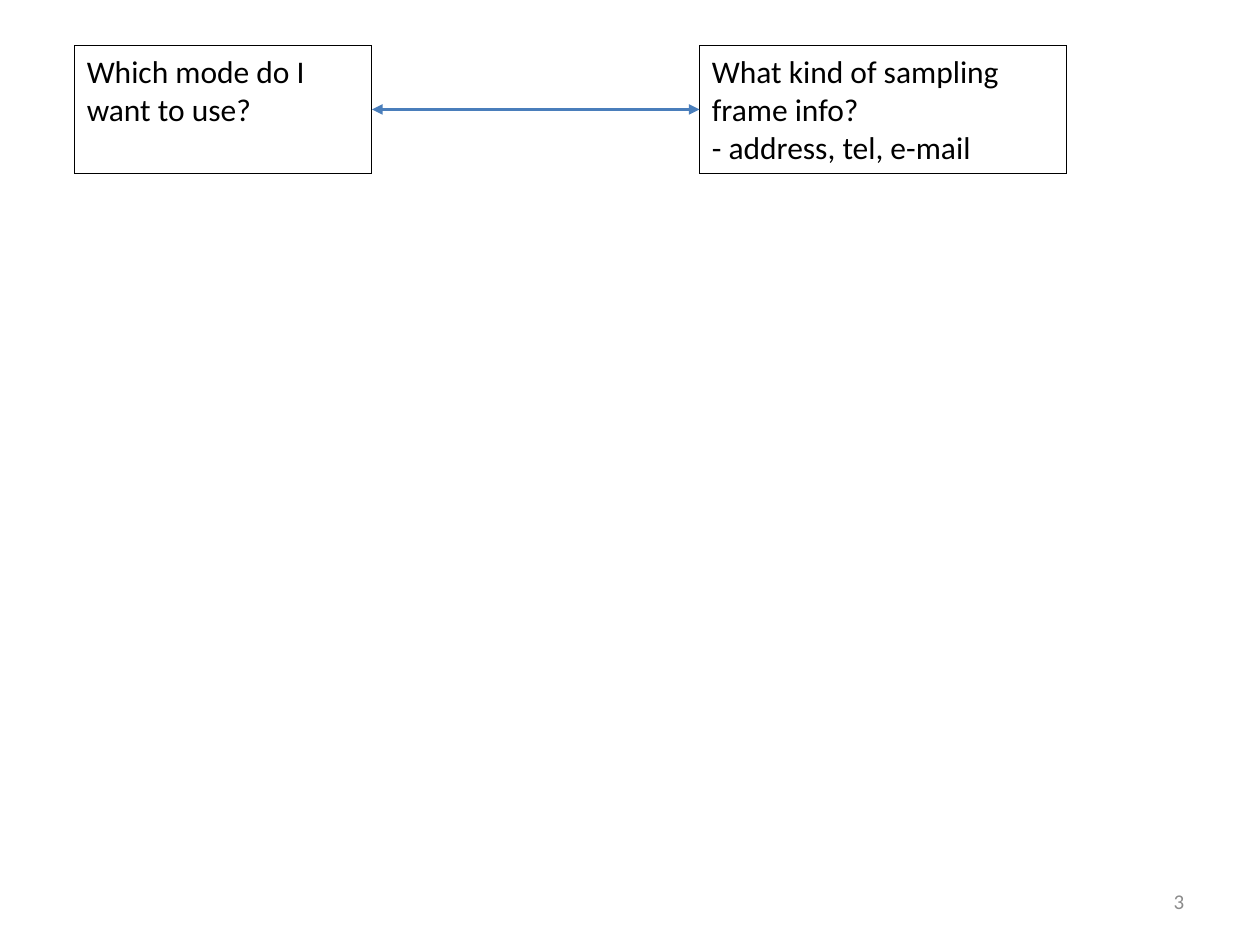
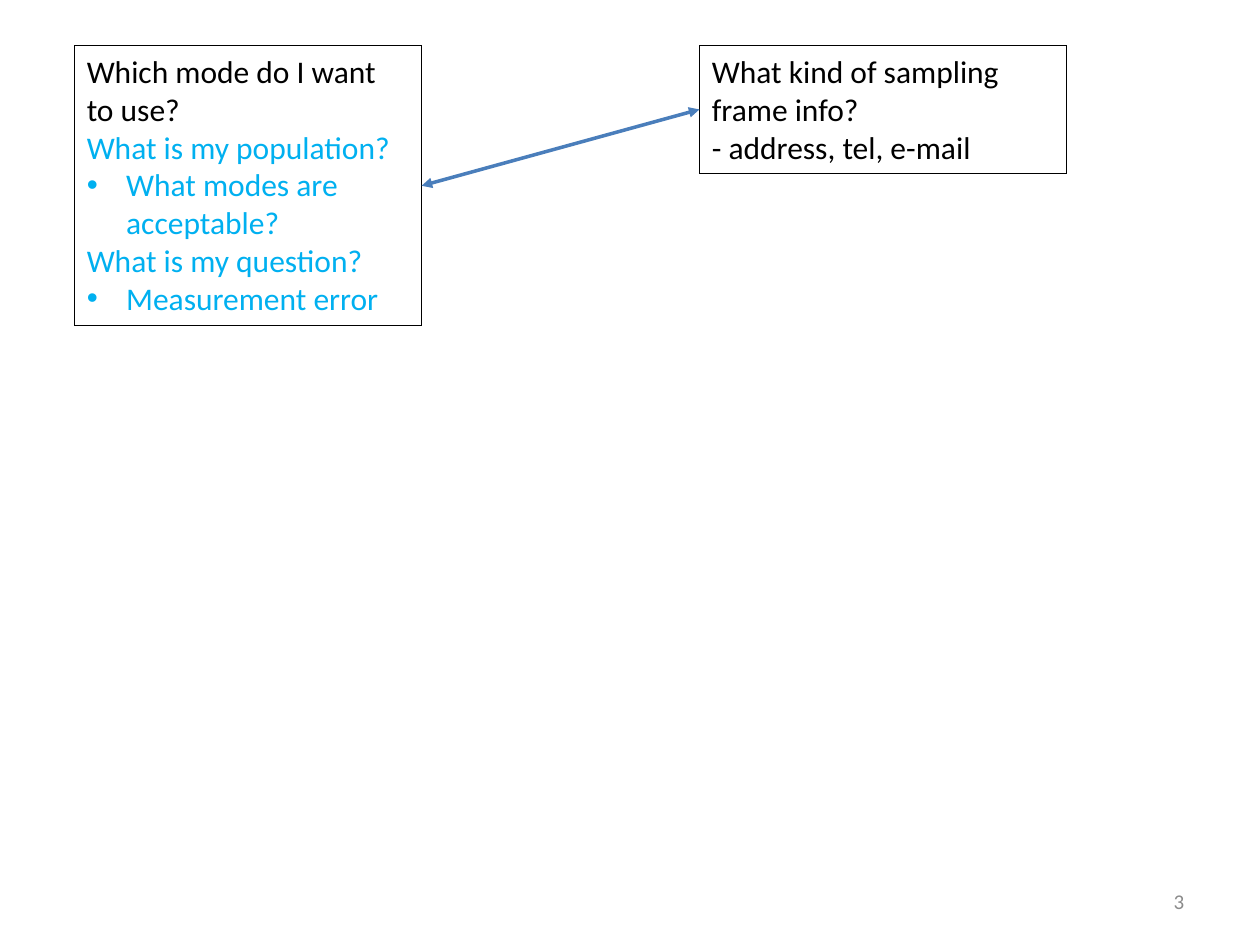
Before and after one commit to peterlugtig/peterlugtig.github.io, a slide deck: slide 3 of static/files/SDA/week6/lecture_week_6.pptx. Drawn at 1260x945 pixels with LibreOffice and Linux fonts; fonts in the diff are those of the drawing. Boxes give left, top, right and bottom in pixels: in the first picture for what was removed or moved away, otherwise in the second. Text is boxed around its words. In the diff, an @@ line names an element or a change of style, - is before the commit and + after.

```diff
--- a/static/files/SDA/week6/lecture_week_6.pptx
+++ b/static/files/SDA/week6/lecture_week_6.pptx
@@ rectangle "Which mode do I want ...": place and size @@
-rectangle "Which mode do I want ..." at box(74, 45, 372, 173)
+rectangle "Which mode do I want ..." at box(74, 45, 422, 325)
@@ double arrow moved from (699, 110) - (372, 110) to (699, 110) - (422, 185) @@
@@ text in rectangle at box(87, 137, 389, 311): paragraphs added @@
+What is my population?
+• What modes are acceptable?
+What is my question?
+• Measurement error
```
Also in this commit, not shown: 5 other slides changed, 1 slide removed, 27 other files.
